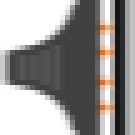
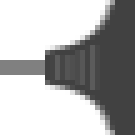
Layers edited between the first and the second (135, 135) image:
painted on "Слой 1" over (x1=0, y1=0, x2=135, y2=135)
added layer "Прямоугольник 1" over (x1=0, y1=60, x2=80, y2=75)
